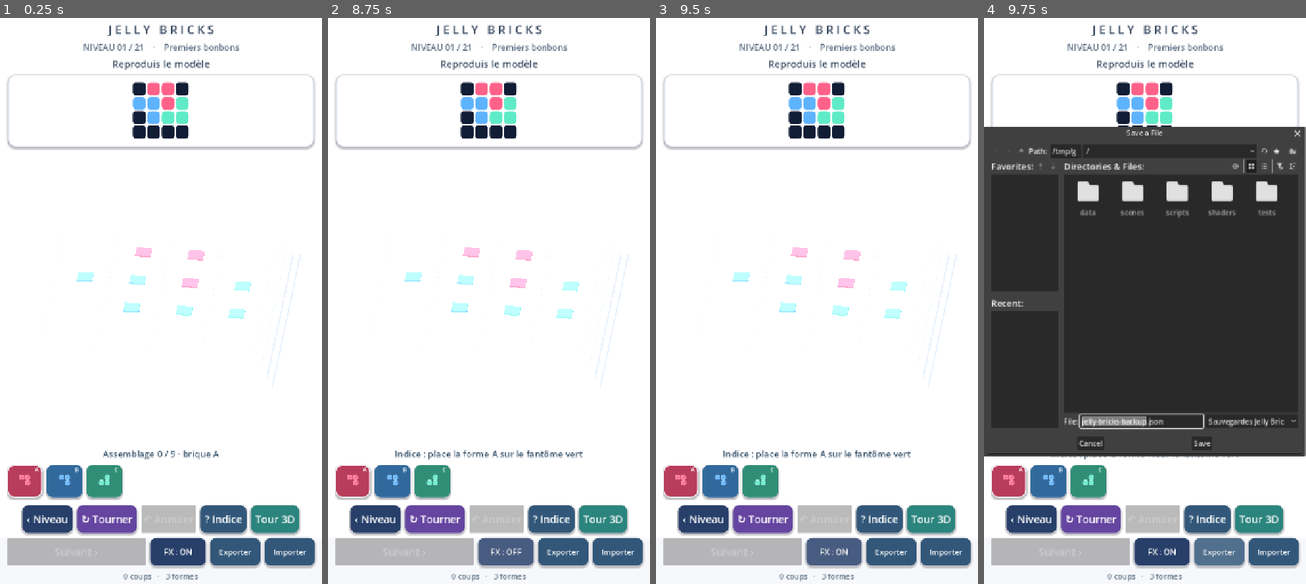
Above: before the commit, frames 1-4 (left to right).
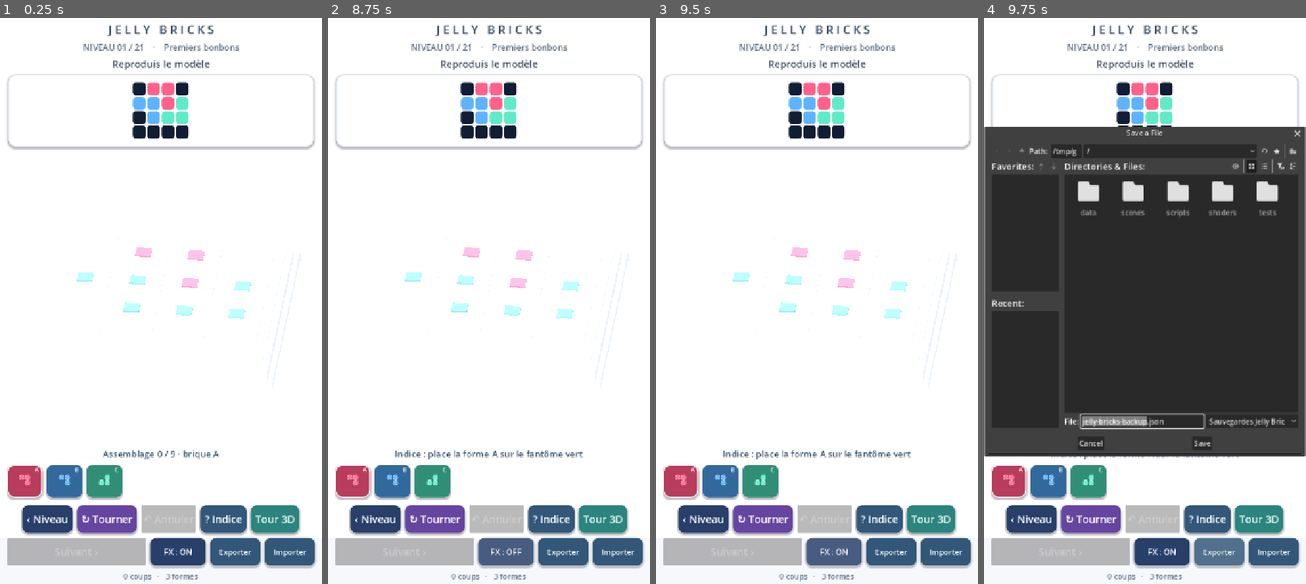
Above: after the commit, the same moments.

Repository: dbrckk/Jelly-bricks
Game: Godot game, scene res://scenes/main.tscn
Same seed, same stepped clock (60 frames per second), same inputs: the game is played once before the commit and once after it.
Inputs (mouse positions are in pixels of both pictures, inside the frame that each line leads up to):
- Up to frame 1 (0.25 s): no input
- Up to frame 2 (8.75 s): click (353, 482) at 0.52 s; click (392, 482) at 1.27 s; click (431, 482) at 2.02 s; click "‹ Niveau" at 2.75 s; click "↻ Tourner" at 3.5 s; click "? Indice" at 4.25 s; click "Tour 3D" at 5 s; click "↓ Poser" at 5.75 s; click "↶ Annuler" at 6.5 s; click "‹ Puzzles" at 7.25 s; click "FX : ON" at 8 s
- Up to frame 3 (9.5 s): click "FX : OFF" at 8.75 s
- Up to frame 4 (9.75 s): click "Exporter" at 9.5 s

Frames 1-3 are identical in both runs. In frame 4, 1.2% of the frame differs, in the area x 0-97%, y 19-78%.

Commit message:
fix(android): validate and atomically preserve studio 3D saves before gameplay feedback

Diff:
--- a/native-godot/scripts/stack_mode.gd
+++ b/native-godot/scripts/stack_mode.gd
@@ -1062,6 +1062,15 @@
     _stop_motion()
     bricks.append(entry)
     _rebuild_occupancy()
+    # Persist the actual structural move before showing a successful landing.
+    # If storage is full or unavailable, do not mislead the player with
+    # a brick that will silently disappear on the next Android launch.
+    if not _save():
+        bricks.pop_back()
+        _rebuild_occupancy()
+        host._play_feedback("reject", 10)
+        _refresh_labels("Stockage indisponible · brique non posée")
+        return
     _refresh_caustics()
     var node := _build_piece(entry, false)
     node.position = _world_position(entry) + Vector3(0, .85, 0)
@@ -1087,7 +1096,6 @@
     # fixed-size CPU emitter pool rather than allocating extra effects.
     host.candy_fx.landing(_world_position(entry), Color(COLORS[selected_color]), true)
     host._play_feedback("place", 23)
-    _save()
     _refresh_preview()
     _apply_camera()
     _refresh_labels("Brique posée · continue la pile")
@@ -1146,16 +1154,23 @@
 func _undo() -> void:
     if bricks.is_empty():
         return
-    bricks.pop_back()
+    var removed: Dictionary = bricks.pop_back()
+    if not _save():
+        bricks.append(removed)
+        _refresh_labels("Stockage indisponible · annulation conservée")
+        return
     _rebuild()
-    _save()
     host._play_feedback("undo", 9)
     _refresh_labels("Dernière brique retirée")
 
 func _reset() -> void:
+    var previous: Array[Dictionary] = bricks.duplicate(true)
     bricks.clear()
+    if not _save():
+        bricks = previous
+        _refresh_labels("Stockage indisponible · atelier conservé")
+        return
     _rebuild()
-    _save()
     _refresh_labels("Atelier vide · commence une nouvelle pile")
 
 func _load_entries(raw: Variant) -> bool:
@@ -1192,15 +1207,29 @@
     bricks = verified
     return true
 
+## Validate the complete structure rather than trusting a parseable JSON
+## object with a 'schema' field. A bad primary must never supersede a good
+## secondary generation, including after an autosave following recovery.
+func _read_valid_studio_file(path: String) -> Dictionary:
+    if not FileAccess.file_exists(path):
+        return {}
+    var parser := JSON.new()
+    if parser.parse(FileAccess.get_file_as_string(path)) != OK \
+            or not parser.data is Dictionary:
+        return {}
+    var record: Dictionary = parser.data
+    if record.get("schema", -1) != 1:
+        return {}
+    var verified: Dictionary = SAVE_TRANSFER.validate_studio(
+        record.get("bricks", null))
+    return verified if verified.get("ok", false) else {}
+
 func _restore_or_seed() -> void:
-    # Recover an interrupted/corrupted primary file using the last verified
-    # generation before falling back to the authored starter sculpture.
+    # Retain a structurally verified backup if an Android process stops
+    # between the temporary write and the primary-file rename.
     for source in [SAVE_PATH, SAVE_PATH + ".bak"]:
-        if not FileAccess.file_exists(source):
-            continue
-        var raw: Variant = JSON.parse_string(FileAccess.get_file_as_string(source))
-        if raw is Dictionary and raw.get("schema", -1) == 1 \
-                and _load_entries(raw.get("bricks", [])):
+        var verified: Dictionary = _read_valid_studio_file(source)
+        if verified.get("ok", false) and _load_entries(verified["bricks"]):
             return
     _seed_showcase()
 
@@ -1257,11 +1286,26 @@
         return false
     f.store_string(JSON.stringify({"schema": 1, "bricks": bricks}))
     f.flush()
+    var write_error: Error = f.get_error()
     f.close()
-    if FileAccess.file_exists(SAVE_PATH):
-        DirAccess.copy_absolute(SAVE_PATH, SAVE_PATH + ".bak")
-    if DirAccess.rename_absolute(temporary, SAVE_PATH) != OK:
-        push_warning("Could not commit studio stack progress")
+    if write_error != OK:
+        DirAccess.remove_absolute(temporary)
+        push_warning("Could not flush studio stack progress: " + str(write_error))
+        return false
+    # Reject corrupt JSON AND physically impossible saved stacks: neither
+    # is safe to rotate into the only known-good .bak generation.
+    if FileAccess.file_exists(SAVE_PATH) \
+            and not _read_valid_studio_file(SAVE_PATH).is_empty():
+        var backup_error: Error = DirAccess.copy_absolute(
+            SAVE_PATH, SAVE_PATH + ".bak")
+        if backup_error != OK:
+            DirAccess.remove_absolute(temporary)
+            push_warning("Cannot preserve previous studio generation: " + str(backup_error))
+            return false
+    var swap_error: Error = DirAccess.rename_absolute(temporary, SAVE_PATH)
+    if swap_error != OK:
+        DirAccess.remove_absolute(temporary)
+        push_warning("Could not commit studio stack progress: " + str(swap_error))
         return false
     return true
 
